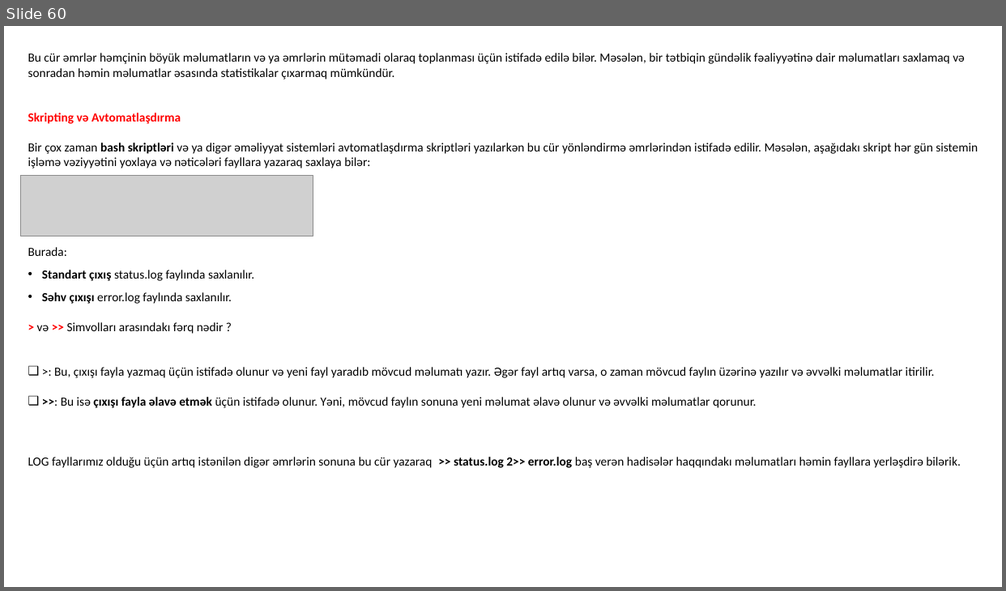
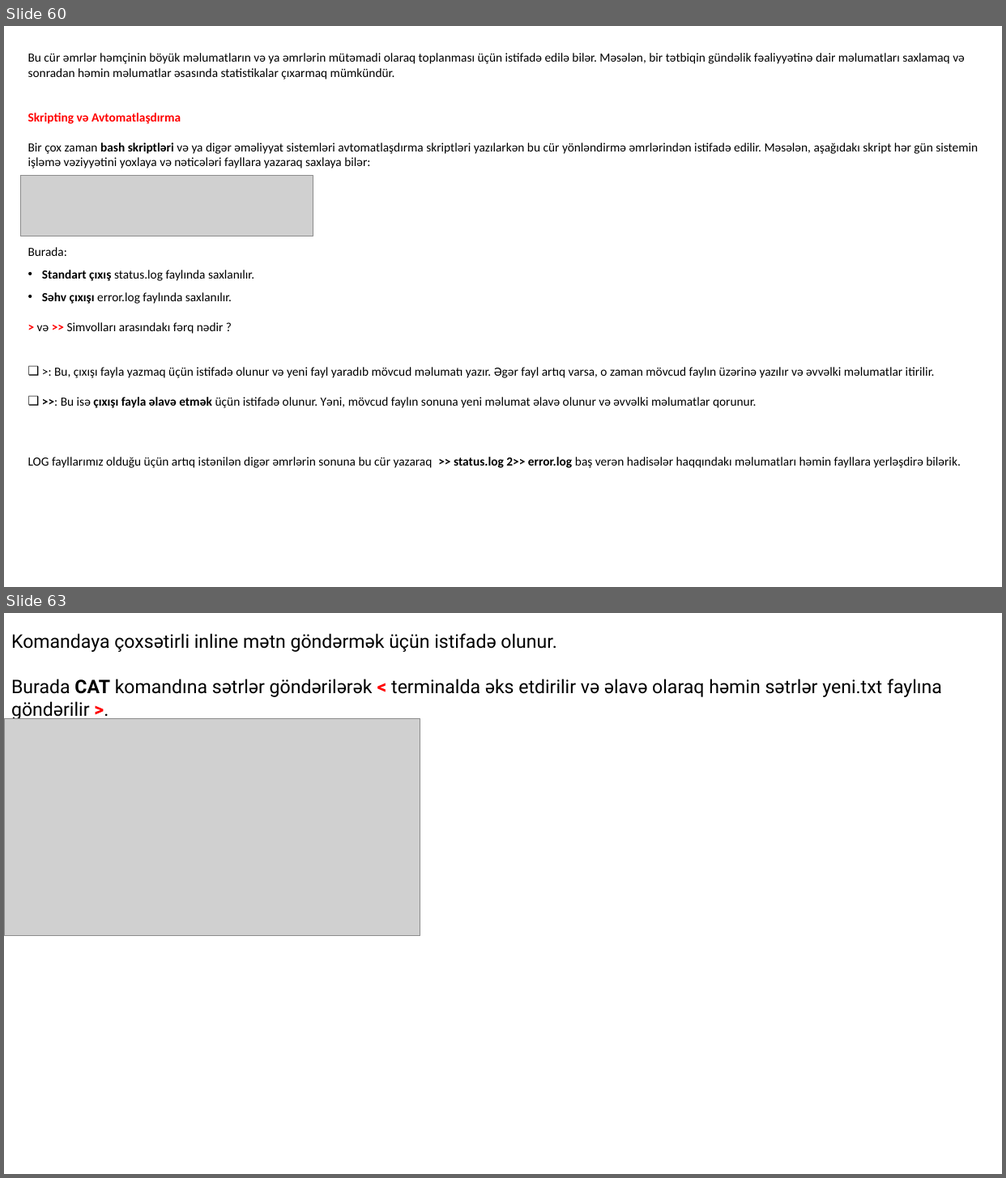
Before and after one commit to codeurient/DevOps, a slide deck: .lessons/1 operating systems/1 linux/1.pptx. Shown one above the other, each under a label of ours: slide 60 before the commit, slides 60 and 63 after it; the slides between them are not shown. The pictures are 1006x591 and 1006x1178 pixels, drawn with LibreOffice and Linux fonts; fonts in the diff are those of the drawing; grey boxes stand for pictures. Boxes give left, top, right and bottom in pixels: in the first picture for what was removed or moved away, otherwise in the second. Text is boxed around its words. In the diff, an @@ line names an element or a change of style, - is before the commit and + after.

```diff
--- a/.lessons/1 operating systems/1 linux/1.pptx
+++ b/.lessons/1 operating systems/1 linux/1.pptx
@@ slide 63 added at bbox=[4, 613, 1002, 1174], background #FFFFFF @@
@@ text added at bbox=[11, 633, 942, 697], 18 pt, text #000000 @@
+Komandaya çoxsətirli inline mətn göndərmək üçün istifadə olunur.
+Burada CAT komandına sətrlər göndərilərək < terminalda əks etdirilir və əlavə olaraq həmin sətrlər yeni.txt faylına göndərilir >.
@@ picture added at bbox=[4, 718, 420, 935] @@
```
Also in this commit, not shown: 1 slide changed, 5 other slides added, 6 slides removed.
